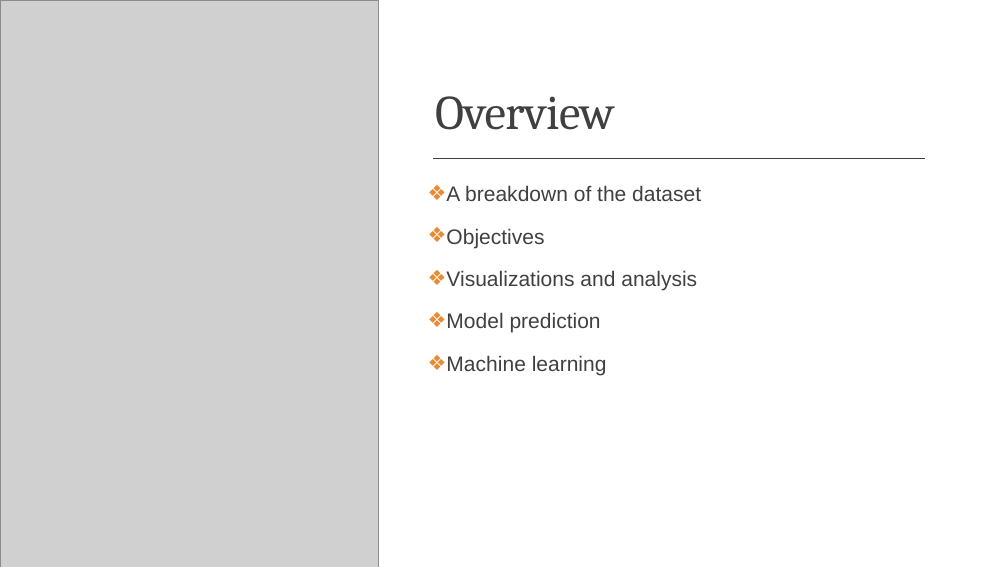
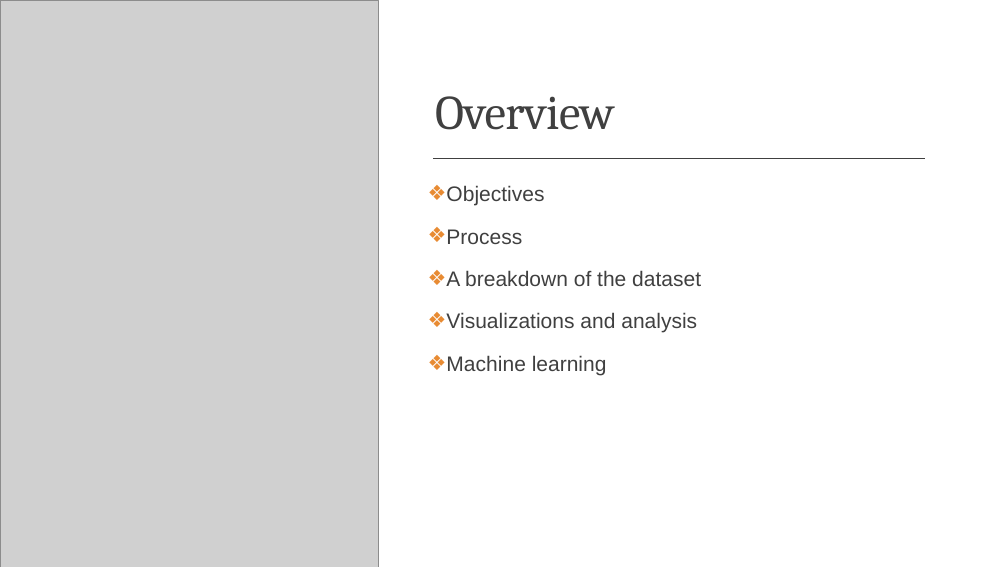
Before and after one commit to SandraBotica/ML_Project_4, a slide deck: slide 2 of Heart Disease Analysis and Predictions.pptx. Drawn at 1008x567 pixels with LibreOffice and Linux fonts; fonts in the diff are those of the drawing; grey boxes stand for pictures. Boxes give left, top, right and bottom in pixels: in the first picture for what was removed or moved away, otherwise in the second. Text is boxed around its words. In the diff, an @@ line names an element or a change of style, - is before the commit and + after.

```diff
--- a/Heart Disease Analysis and Predictions.pptx
+++ b/Heart Disease Analysis and Predictions.pptx
@@ text at bbox=[446, 185, 544, 244]: paragraphs added @@
+❖ Objectives
+❖ Process
@@ text at bbox=[446, 228, 544, 248]: paragraph removed @@
-❖ Objectives
@@ text at bbox=[446, 312, 601, 333]: paragraph removed @@
-❖ Model prediction
```
Also in this commit, not shown: 2 other slides changed, 6 slides added, 2 slides removed, 4 other files.
